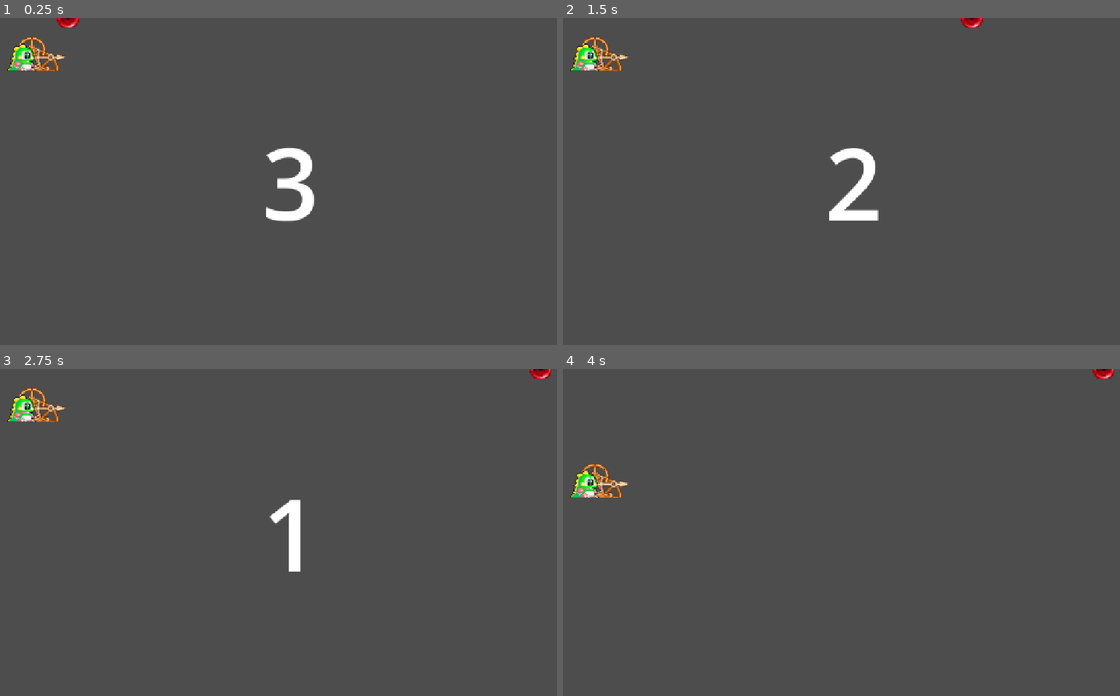
Above: before the commit, frames 1-4 (two rows, left to right).
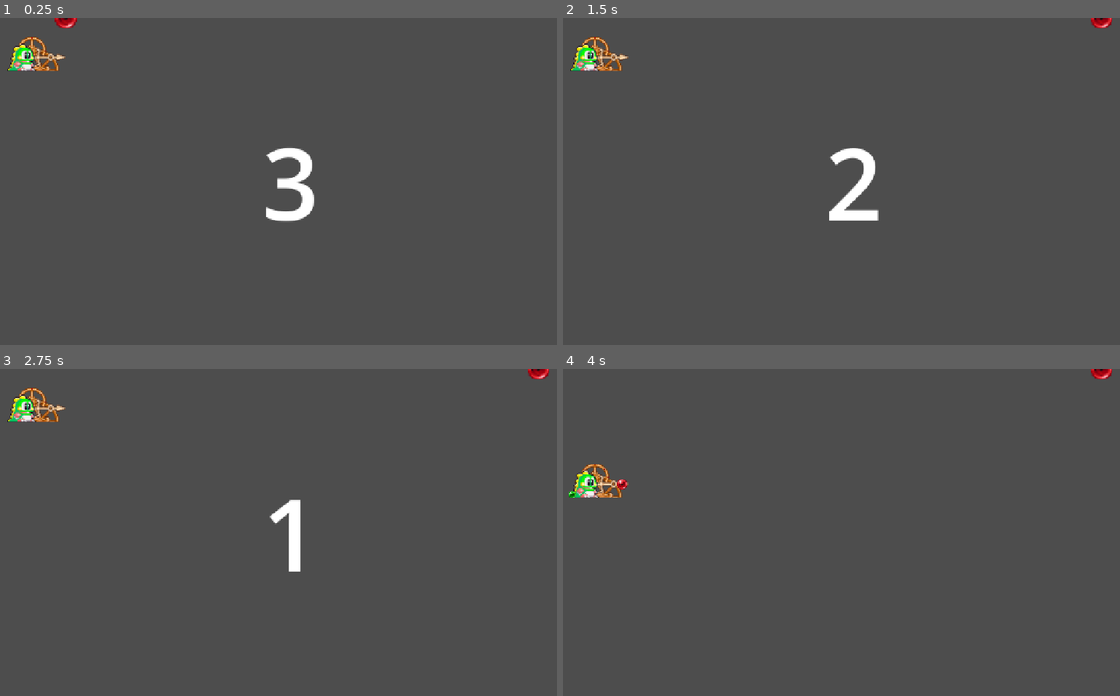
Above: after the commit, the same moments.

Repository: uxrodolfo/BubbleMadness
Game: Godot game, scene res://Jugador.tscn
The game is run twice, just before and just after one commit, with the same random seed, the same clock (stepped at 60 frames per second) and the same inputs.
Inputs:
- Up to frame 1 (0.25 s): no input
- Up to frame 2 (1.5 s): hold W 0.53-1.28 s; hold S from 1.28 s (still down)
- Up to frame 3 (2.75 s): release S at 2.03 s; hold W from 2.03 s (still down)
- Up to frame 4 (4 s): tap Enter at 2.75 s; tap Space at 3.5 s; release W at 3.53 s; hold S from 3.53 s (still down)

The runs differ from the first frame. In frame 1, less than 0.1% of the frame differs, in the area x 9-15%, y 0-4%; in frame 2, 0.2%, in the area x 71-99%, y 0-4%; in frame 3, less than 0.1%; in frame 4, 0.2%.

Commit message:
ultimoactualizacion xd

Diff:
--- a/Jugador.gd
+++ b/Jugador.gd
@@ -1,21 +1,51 @@
 extends CharacterBody2D
 
-# 1. SIEMPRE LAS VARIABLES AL PRINCIPIO (Arriba de todo)
-@export var velocidad = 400.0
-@export var escena_proyectil : PackedScene = preload("res://Proyectil.tscn")
+# --- 1. CONFIGURATION (Must be at the top) ---
+@export var speed: float = 400.0
+@export var projectile_scene : PackedScene = preload("res://Proyectil.tscn")
 
-# Música (Asegúrate de que los nombres de archivo sean exactos)
-@export var cancion_1 : AudioStream = preload("res://Music/level_music1.wav")
-@export var cancion_2 : AudioStream = preload("res://Music/level_music2.wav")
+# MUSIC RESOURCES
+@export var track_1 : AudioStream = preload("res://Music/level_music1.wav")
+@export var track_2 : AudioStream = preload("res://Music/level_music2.wav")
 
-var juego_iniciado : bool = false
+# BUBBLE SYSTEM VISUALS
+var bubble_images = [
+	preload("res://Sprites/burbuja_roja.png"),
+	preload("res://Sprites/burbuja_naranja.png"),
+	preload("res://Sprites/burbuja_verde.png")
+]
+var current_color_type: int = 0
+var next_color_type: int = 0
 
+# GAME STATE
+var is_game_started : bool = false
+
+# --- 2. INITIALIZATION ---
 func _ready():
-	juego_iniciado = false
+	is_game_started = false
 	$TimerDisparo.stop()
-	iniciar_secuencia_inicio()
 
-func iniciar_secuencia_inicio():
+	prepare_initial_colors()
+
+	# Hide visuals until GO!
+	if has_node("BurbujaCargada"): $BurbujaCargada.visible = false
+	if has_node("BurbujaPreview"): $BurbujaPreview.visible = false
+
+	start_intro_sequence()
+
+func prepare_initial_colors():
+	current_color_type = randi() % 3
+	next_color_type = randi() % 3
+	update_bubble_visuals()
+
+func update_bubble_visuals():
+	if has_node("BurbujaCargada"):
+		$BurbujaCargada.texture = bubble_images[current_color_type]
+	if has_node("BurbujaPreview"):
+		$BurbujaPreview.texture = bubble_images[next_color_type]
+
+# --- 3. GAMEPLAY LOGIC ---
+func start_intro_sequence():
 	var label = get_node("%ContadorLabel")
 	if label:
 		label.text = "3"
@@ -24,44 +54,59 @@
 		await get_tree().create_timer(1.0).timeout
 		label.text = "1"
 		await get_tree().create_timer(1.0).timeout
-		label.text = "¡GO!"
+		label.text = "GO!"
 
-		elegir_y_reproducir_musica()
+		pick_and_play_music() # Llama a la función de abajo
 
 		await get_tree().create_timer(0.5).timeout
 		label.text = ""
 
-		juego_iniciado = true
+		if has_node("BurbujaCargada"): $BurbujaCargada.visible = true
+		if has_node("BurbujaPreview"): $BurbujaPreview.visible = true
+
+		is_game_started = true
 		$TimerDisparo.start()
 
+func _process(_delta):
+	if is_game_started and has_node("BurbujaCargada"):
+		var pulse = 1.5 + sin(Time.get_ticks_msec() * 0.008) * 0.075
+		$BurbujaCargada.scale = Vector2(pulse, pulse)
+
 func _physics_process(_delta):
-	# Si el juego no ha arrancado, no hacemos nada
-	if not juego_iniciado:
+	# Si no ha empezado el juego, no permitimos movimiento
+	if not is_game_started:
 		return
 
-	# Movimiento vertical (W/S)
-	var direccion = 0
-	if Input.is_key_pressed(KEY_W): direccion -= 1
-	if Input.is_key_pressed(KEY_S): direccion += 1
+	var direction = 0
+	if Input.is_key_pressed(KEY_W): direction -= 1
+	if Input.is_key_pressed(KEY_S): direction += 1
 
-	# Aquí es donde fallaba: direccion (int) * velocidad (float/int)
-	velocity.y = direccion * velocidad
+	# Aquí usamos 'speed'. Asegúrate de que no esté en 0 en el Inspector.
+	velocity.y = direction * speed
 	move_and_slide()
 
+# --- 4. SHOOTING SYSTEM ---
 func _on_timer_disparo_timeout():
-	disparar()
+	shoot()
 
-func disparar():
-	if juego_iniciado:
-		var p = escena_proyectil.instantiate()
-		p.tipo_color = randi() % 3
+func shoot():
+	if is_game_started:
+		var p = projectile_scene.instantiate()
+		p.color_type = current_color_type
 		p.global_position = $PuntoDisparo.global_position
 		get_tree().root.add_child(p)
 
-func elegir_y_reproducir_musica():
-	var reproductor = get_node("%ReproductorMusica")
-	if reproductor:
-		var playlist = [cancion_1, cancion_2]
-		var eleccion = randi() % 2
-		reproductor.stream = playlist[eleccion]
-		reproductor.play()
+		current_color_type = next_color_type
+		next_color_type = randi() % 3
+		update_bubble_visuals()
+
+# --- 5. AUDIO SYSTEM (The missing piece) ---
+func pick_and_play_music():
+	var player = get_node_or_null("%ReproductorMusica")
+	if player:
+		var playlist = [track_1, track_2]
+		var choice = randi() % 2
+		player.stream = playlist[choice]
+		player.play()
+	else:
+		print("Error: No se encontró el Reproductor de Música")
--- a/Jugador.tscn
+++ b/Jugador.tscn
@@ -25,7 +25,15 @@
 [node name="TimerDisparo" type="Timer" parent="Jugador"]
 wait_time = 2.0
 
+[node name="BurbujaCargada" type="Sprite2D" parent="Jugador"]
+position = Vector2(50, 7)
+
+[node name="BurbujaPreview" type="Sprite2D" parent="Jugador"]
+position = Vector2(-60, 30)
+
 [node name="Proyectil" parent="." instance=ExtResource("3_ucnt4")]
+speed = 500.0
+detection_distance = 90.0
 
 [node name="CanvasLayer" type="CanvasLayer" parent="."]
 
--- a/Proyectil.gd
+++ b/Proyectil.gd
@@ -1,16 +1,17 @@
 extends Area2D
 
-# --- CONFIGURACIÓN ---
-@export var velocidad = 600.0
-@export var distancia_deteccion = 85.0
-# NUEVA VARIABLE: Controla qué tan pegadas quedan al chocar
-@export var separacion_al_pegar = 45.0
+# --- CONFIGURATION ---
+@export var speed: float = 300.0
+@export var acceleration: float = 600.0
+# SUBIMOS ESTE VALOR: 115 es ideal para burbujas grandes en diagonal
+@export var detection_distance: float = 115.0
+@export var stick_offset: float = 50.0
 
-# --- VARIABLES DE ESTADO ---
-var tipo_color : int = 0
-var pegada : bool = false
+# --- STATE VARIABLES ---
+var color_type: int = 0
+var is_stuck: bool = false
 
-var imagenes_burbujas = [
+var bubble_images = [
 	preload("res://Sprites/burbuja_roja.png"),
 	preload("res://Sprites/burbuja_naranja.png"),
 	preload("res://Sprites/burbuja_verde.png")
@@ -18,44 +19,79 @@
 
 func _ready():
 	if has_node("Sprite2D"):
-		$Sprite2D.texture = imagenes_burbujas[tipo_color]
+		$Sprite2D.texture = bubble_images[color_type]
 		$Sprite2D.modulate = Color.WHITE
 	area_entered.connect(_on_area_entered)
 
 func _process(delta):
-	if not pegada:
-		position.x += velocidad * delta
+	if not is_stuck:
+		speed += acceleration * delta
+		position.x += speed * delta
+
+		# Anclaje a la derecha (Wall)
 		if position.x > 1180:
-			fijar_burbuja()
+			stick_bubble()
 
 func _on_area_entered(area):
-	# Si chocamos con otra burbuja que ya esté "pegada"
-	if area.is_in_group("burbujas") and area.pegada and not pegada:
-		# USAMOS LA NUEVA VARIABLE AQUÍ
-		global_position.x = area.global_position.x - separacion_al_pegar
-		fijar_burbuja()
+	if area.is_in_group("bubbles") and area.is_stuck and not is_stuck:
+		# AJUSTE: Si chocamos en diagonal, nos pegamos un poco más
+		# para compensar la distancia visual
+		var distance_y = abs(global_position.y - area.global_position.y)
 
-func fijar_burbuja():
-	if pegada: return
-	pegada = true
-	add_to_group("burbujas")
-	comprobar_combinacion()
+		if distance_y > 30: # Es un choque esquinado/diagonal
+			global_position.x = area.global_position.x - (stick_offset * 0.7)
+		else: # Es un choque más frontal
+			global_position.x = area.global_position.x - stick_offset
 
-func comprobar_combinacion():
-	var coinciden = [self]
-	var por_revisar = [self]
+		stick_bubble()
 
-	while por_revisar.size() > 0:
-		var actual = por_revisar.pop_back()
-		for otra in get_tree().get_nodes_in_group("burbujas"):
-			if otra not in coinciden and otra.tipo_color == self.tipo_color:
-				if actual.global_position.distance_to(otra.global_position) < distancia_deteccion:
-					coinciden.append(otra)
-					por_revisar.append(otra)
+func stick_bubble():
+	if is_stuck: return
+	is_stuck = true
+	add_to_group("bubbles")
+	check_match()
 
-	if coinciden.size() >= 3:
-		for b in coinciden:
-			b.explotar()
+func check_match():
+	var matching_bubbles = [self]
+	var to_check = [self]
 
-func explotar():
+	while to_check.size() > 0:
+		var current = to_check.pop_back()
+		for other in get_tree().get_nodes_in_group("bubbles"):
+			if other not in matching_bubbles and other.color_type == self.color_type:
+				# Aquí es donde el radar de 115px salvará la conexión diagonal
+				if current.global_position.distance_to(other.global_position) < detection_distance:
+					matching_bubbles.append(other)
+					to_check.append(other)
+
+	if matching_bubbles.size() >= 3:
+		for b in matching_bubbles:
+			b.explode()
+		call_deferred("check_for_floating_bubbles")
+
+func check_for_floating_bubbles():
+	var all_bubbles = get_tree().get_nodes_in_group("bubbles")
+	var connected_to_wall = []
+	var stack = []
+
+	# PUNTO CRÍTICO: Asegúrate de que este número (1150) sea donde
+	# realmente están las burbujas que tocan la pared.
+	for b in all_bubbles:
+		if b.position.x > 1140:
+			connected_to_wall.append(b)
+			stack.append(b)
+
+	while stack.size() > 0:
+		var current = stack.pop_back()
+		for other in all_bubbles:
+			if other not in connected_to_wall:
+				if current.global_position.distance_to(other.global_position) < detection_distance:
+					connected_to_wall.append(other)
+					stack.append(other)
+
+	for b in all_bubbles:
+		if b not in connected_to_wall:
+			b.explode()
+
+func explode():
 	queue_free()
Not shown, changed: .DS_Store
